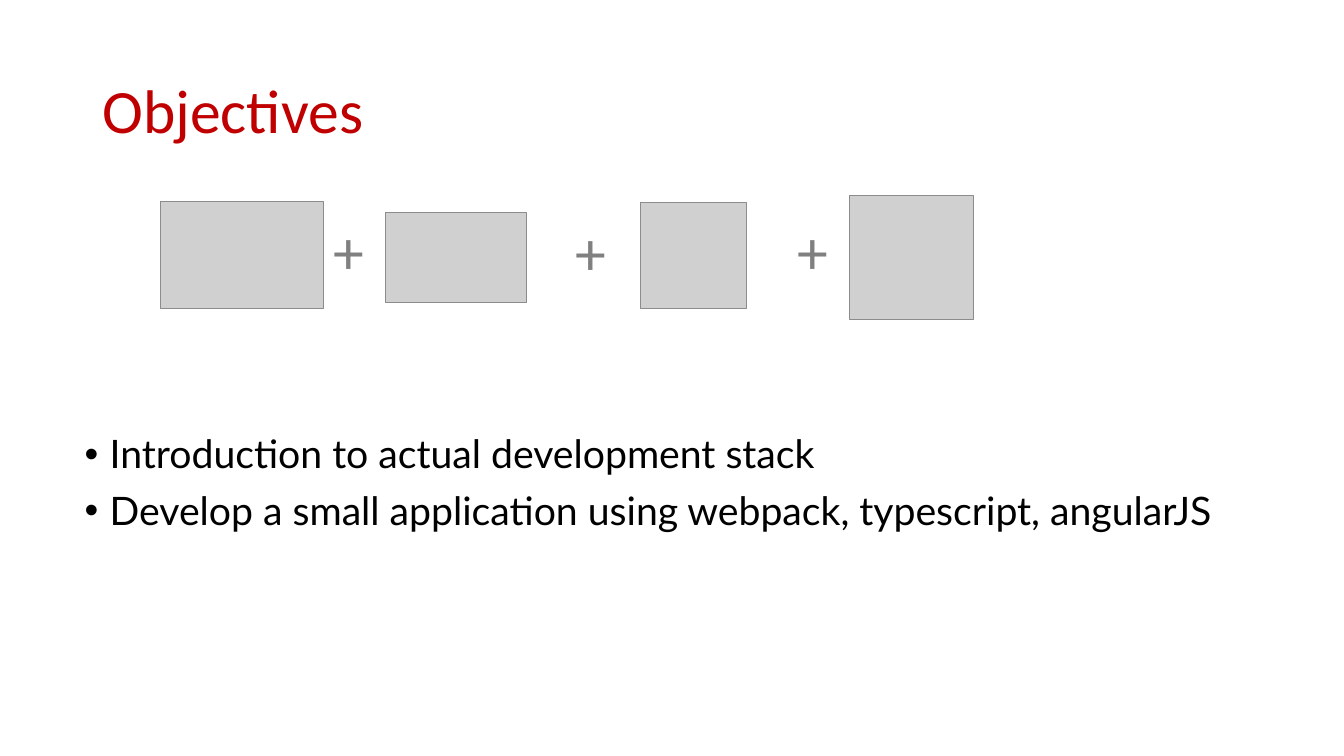
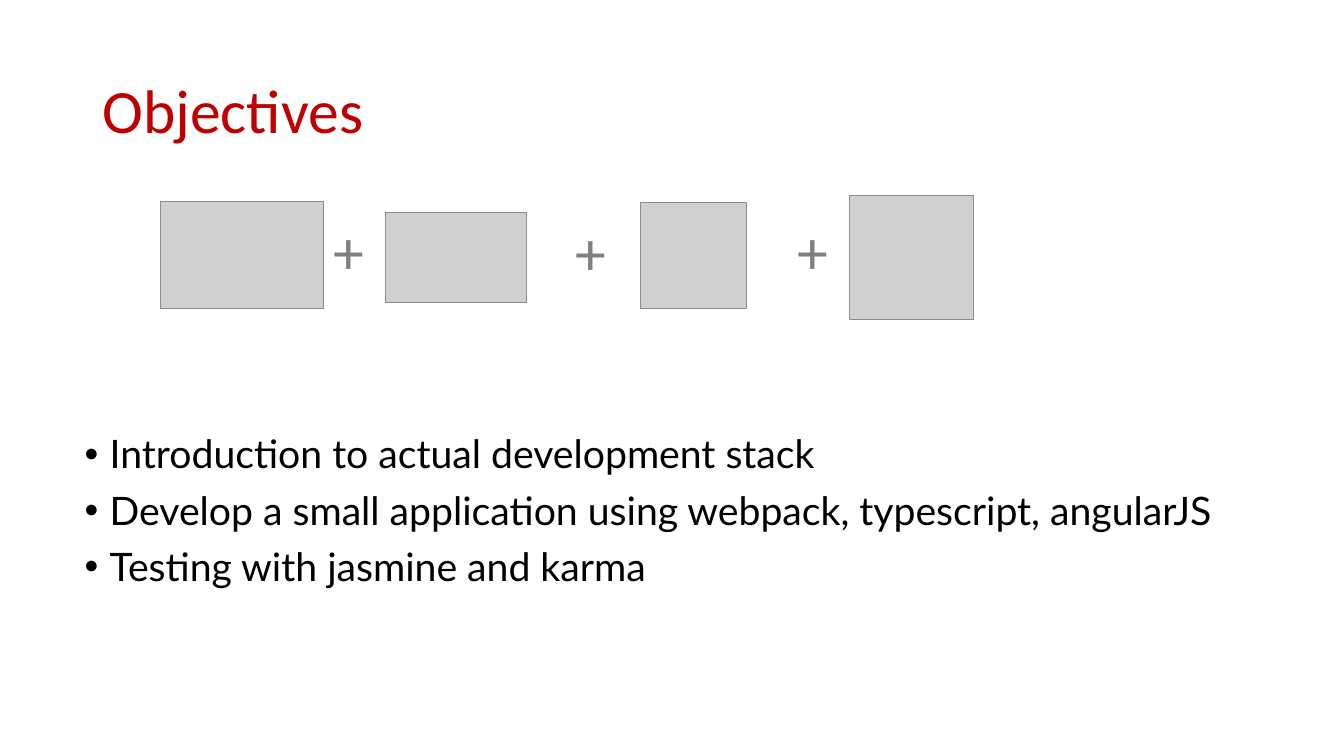
Before and after one commit to Robert-Freire/movie-browser, a slide deck: slide 2 of resume.pptx. Drawn at 1344x756 pixels with LibreOffice and Linux fonts; fonts in the diff are those of the drawing; grey boxes stand for pictures; background and template pictures are left out. Boxes give left, top, right and bottom in pixels: in the first picture for what was removed or moved away, otherwise in the second. Text is boxed around its words. In the diff, an @@ line names an element or a change of style, - is before the commit and + after.

```diff
--- a/resume.pptx
+++ b/resume.pptx
@@ text at <box>110,552,645,588</box>: paragraph added @@
+• Testing with jasmine and karma
```
Also in this commit, not shown: 7 other files.
